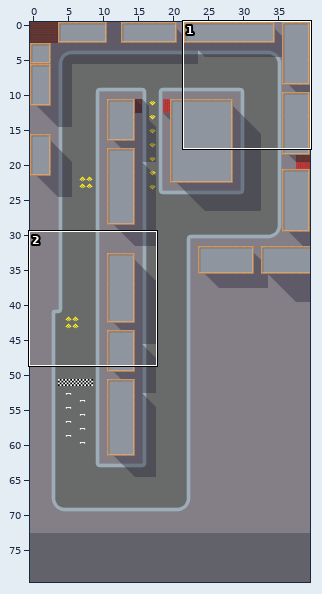
Tiled map -- core/assets/maps/be.tmx. The picture above shows the old version from afar; the outline marks the close-up.
Close-up. First the earlier version:
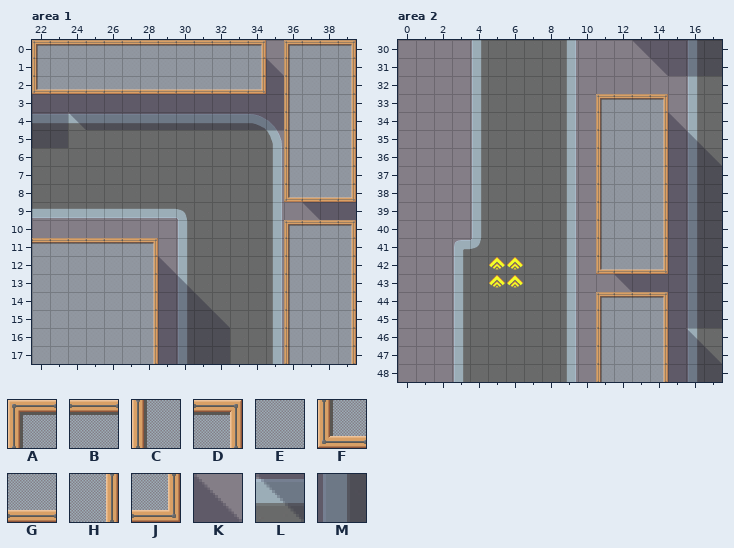
Cells are 64x64 px. Shown: area 1 x 22..39, y 0..17; area 2 x 0..17, y 30..48. The commit also changed other parts of the map, which this record leaves out.
Key: from "city": A 32, B 33, C 33 turned 270, D 34, E 35, F 40, G 41, H 41 turned 270, J 42, K 54, L 54 turned 180, M 62.
_ is an empty cell.
Layers that did not change in this view are not listed.
Layer "Obstacles" before, area 1, first column x 22:
 0 ABBBBBBBBBBBD_ABBD
 1 CEEEEEEEEEEEHKCEEH
 2 FGGGGGGGGGGGJMCEEH
 3 MMMMMMMMMMMMMMCEEH
 4 MMLMMMMMMMMMMMCEEH
 5 MM____________CEEH
 6 ______________CEEH
 7 ______________CEEH
 8 ______________FGGJ
 9 _______________LMM
10 ______________ABBD
11 BBBBBBD_______CEEH
12 EEEEEEHK______CEEH
13 EEEEEEHMK_____CEEH
14 EEEEEEHMMK____CEEH
15 EEEEEEHMMMK___CEEH
16 EEEEEEHMMMM___CEEH
17 EEEEEEHMMMM___CEEH
Layer "Obstacles" before, area 2, first column x 0:
30 _____________LMMMM
31 ______________LMMM
32 __________________
33 ___________ABBD___
34 ___________CEEHK__
35 ___________CEEHMK_
36 ___________CEEHMMK
37 ___________CEEHMMM
38 ___________CEEHMMM
39 ___________CEEHMMM
40 ___________CEEHMMM
41 ___________CEEHMMM
42 ___________FGGJMMM
43 ____________LMMMMM
44 ___________ABBDMMM
45 ___________CEEHMMM
46 ___________CEEHMK_
47 ___________CEEHMMK
48 ___________CEEHMMM
After the commit:
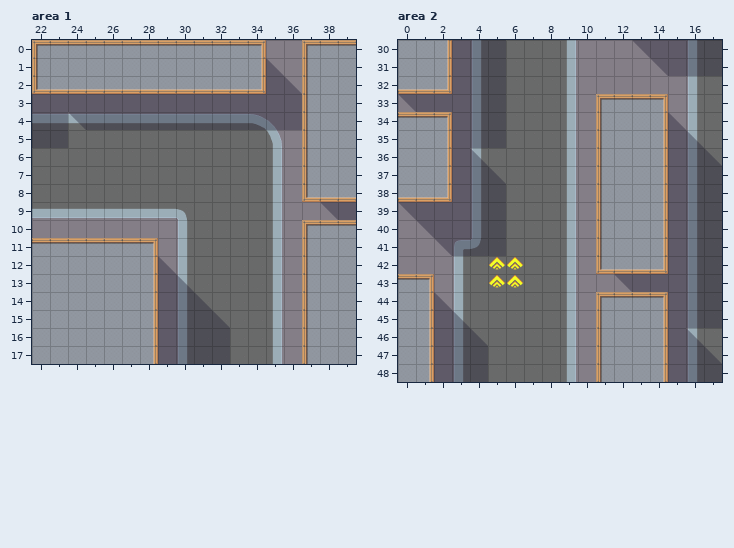
See-through tiles are keyed as they look on the map.
Changes in this commit:
Changed rows in their new state; . is an unchanged cell.
Layer "Obstacles", area 1:
first column x 36:
 0 _A.B
 1 _C.E
 2 KC.E
 3 MC.E
 4 MC.E
 5 _C.E
 6 _C.E
 7 _C.E
 8 _F.G
 9 ._L.
10 _A.B
11 _C.E
12 _C.E
13 _C.E
14 _C.E
15 _C.E
16 _C.E
17 _C.E
Layer "Obstacles", area 2:
first column x 0:
30 EEHMMM
31 EEHMMM
32 GGJMMM
33 LMMMMM
34 BBDMMM
35 EEHMMM
36 EEHMK.
37 EEHMMK
38 GGJMMM
39 LMMMMM
40 .LMMMM
41 ..LMMM
43 BD....
44 EHK...
45 EHMK..
46 EHMMK.
47 EHMMM.
48 EHMMM.
Changed places in both close-ups, as pixel boxes (x1, y1, x2, y2):
changed: (284, 40, 356, 364)
added: (398, 40, 506, 256)
added: (398, 274, 488, 382)
